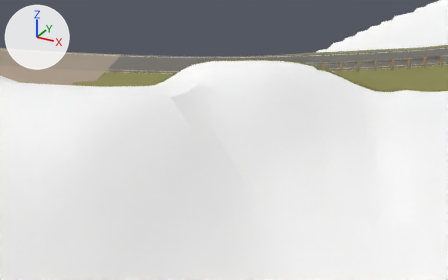
The glTF model app/world/hand/conz_19.glb as it was, and as the next commit left it.
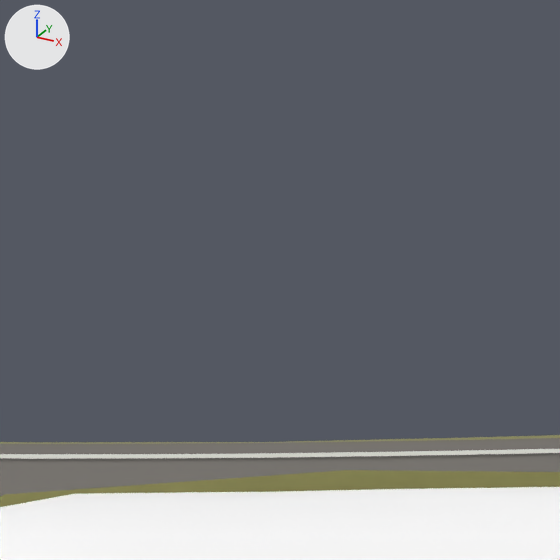
Each version appears first from a 50 mm camera at (-8.83, -58.6, 124.53) aimed at (-29.22, -21.52, 105.99), and next in a close-up on the part from 46% to 57% of the width and 6% to 24% of the height. Every picture has the same lights, and +X, +Y and +Z are marked at upper left. The first two pictures are the older version.

The older version as bpy lines, for what is in view:
```python
me_mesh_0 = bpy.data.meshes.new('Mesh_0')
me_mesh_0.from_pydata(...)  # 358 vertices, 356 faces; spans x -1158.0..-1004.0, y -191.0..-135.0, z 109.0
me_mesh_0.materials.append(mat_asphalt)  # grey #75716b
me_mesh_17 = bpy.data.meshes.new('Mesh_17')
me_mesh_17.from_pydata(...)  # 12114 vertices, 24588 faces; spans x -1246.0..-998.0, y -278.0..-70.0, z 68.0..117.0
me_mesh_17.materials.append(mat_hand_terrain)  # white #ffffff
me_mesh_4 = bpy.data.meshes.new('Mesh_4')
me_mesh_4.from_pydata(...)  # 558 vertices, 528 faces; spans x -1226.0..-1004.0, y -211.0..-136.0, z 109.0..110.0
me_mesh_4.materials.append(mat_paint_white)  # light grey #dcdcd5
ob_paint_white19 = bpy.data.objects.new('paint_white19', me_mesh_4)
ob_paint_white19.location = (1116.17, 169.771, 0.0)
ob_road19 = bpy.data.objects.new('road19', me_mesh_0)
ob_road19.location = (1116.17, 169.771, 0.0)
ob_terrain19 = bpy.data.objects.new('terrain19', me_mesh_17)
ob_terrain19.location = (1116.17, 169.771, 0.0)
# also in view: 'verge19L' at (1.35, -9.09, 108.07)
```
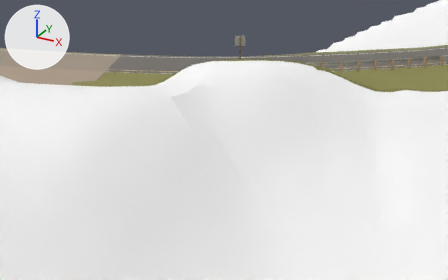
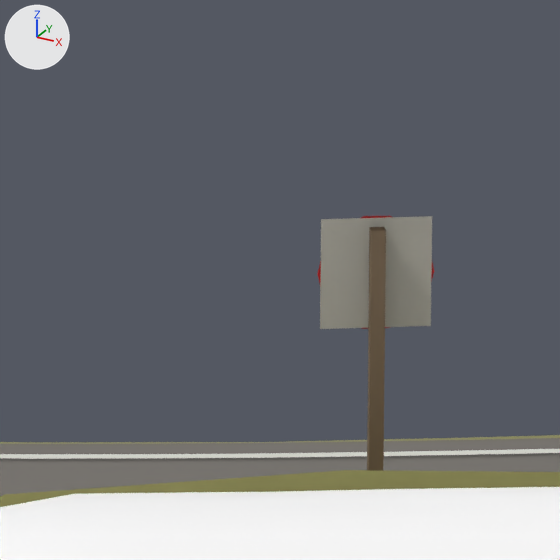
Diff of the bpy script that builds the scene:
```diff
--- a/app/world/hand/conz_19.glb.py
+++ b/app/world/hand/conz_19.glb.py
@@ mat_sign_red @@
+mat_sign_red = principled_material('sign_red')
+mat_sign_red.base_color = (0.485, 0.00631, 0.00631)  # red #b91313
+mat_sign_red.roughness = 0.9
@@ mat_kerb @@
+mat_kerb = principled_material('kerb')
+mat_kerb.base_color = (0.401, 0.388, 0.337)  # grey #aaa79d
+mat_kerb.roughness = 0.9
@@ mat_wall_timber @@
+mat_wall_timber = principled_material('wall_timber')
+mat_wall_timber.base_color = (0.181, 0.126, 0.076)  # brown #76634e
+mat_wall_timber.roughness = 0.9
@@ me_mesh_13_1 @@
+me_mesh_13_1.from_pydata(...)  # 14 vertices, 12 faces; spans x -1145.919..-1145.263, y -188.687..-188.228, z 112.445..113.225
+me_mesh_13_1.materials.append(mat_sign_red)  # red #b91313
@@ me_mesh_12_1 @@
+me_mesh_12_1.from_pydata([(-1145.896, -188.684, 113.215), (-1145.274, -188.248, 113.215), (-1145.274, -188.248, 112.455), (-1145.896, -188.684, 112.455)], [], [(0, 1, 2), (0, 2, 3)])
+me_mesh_12_1.materials.append(mat_kerb)  # grey #aaa79d
@@ me_mesh_11_1 @@
+me_mesh_11_1.from_pydata([(-1145.56, -188.58, 110.54), (-1145.48, -188.53, 110.54), (-1145.48, -188.53, 113.16), (-1145.56, -188.58, 113.16), (-1145.54, -188.45, 110.54), (-1145.54, -188.45, 113.16), (-1145.62, -188.5, 110.54), (-1145.62, -188.5, 113.16)], [], [(0, 1, 2), (0, 2, 3), (1, 4, 5), (1, 5, 2), (4, 6, 7), (4, 7, 5), (6, 0, 3), (6, 3, 7)])
+me_mesh_11_1.materials.append(mat_wall_timber)  # brown #76634e
@@ ob_posts_sg_sign_red19 @@
+ob_posts_sg_sign_red19 = bpy.data.objects.new('posts_sg_sign_red19', me_mesh_13_1)
+ob_posts_sg_sign_red19.location = (1116.17, 169.771, 0.0)
@@ ob_posts_sg_kerb19 @@
+ob_posts_sg_kerb19 = bpy.data.objects.new('posts_sg_kerb19', me_mesh_12_1)
+ob_posts_sg_kerb19.location = (1116.17, 169.771, 0.0)
@@ ob_posts_sg_wall_timber19 @@
+ob_posts_sg_wall_timber19 = bpy.data.objects.new('posts_sg_wall_timber19', me_mesh_11_1)
+ob_posts_sg_wall_timber19.location = (1116.17, 169.771, 0.0)
```

Boxes [x1, y1, x2, y2] around the edits, measured in the close-ups (560 x 560 px):
'posts_sg_kerb19', added: after [320, 216, 432, 329]
'posts_sg_wall_timber19', added (brown): after [367, 227, 386, 471]
'posts_sg_sign_red19', added: after [318, 216, 434, 329]
